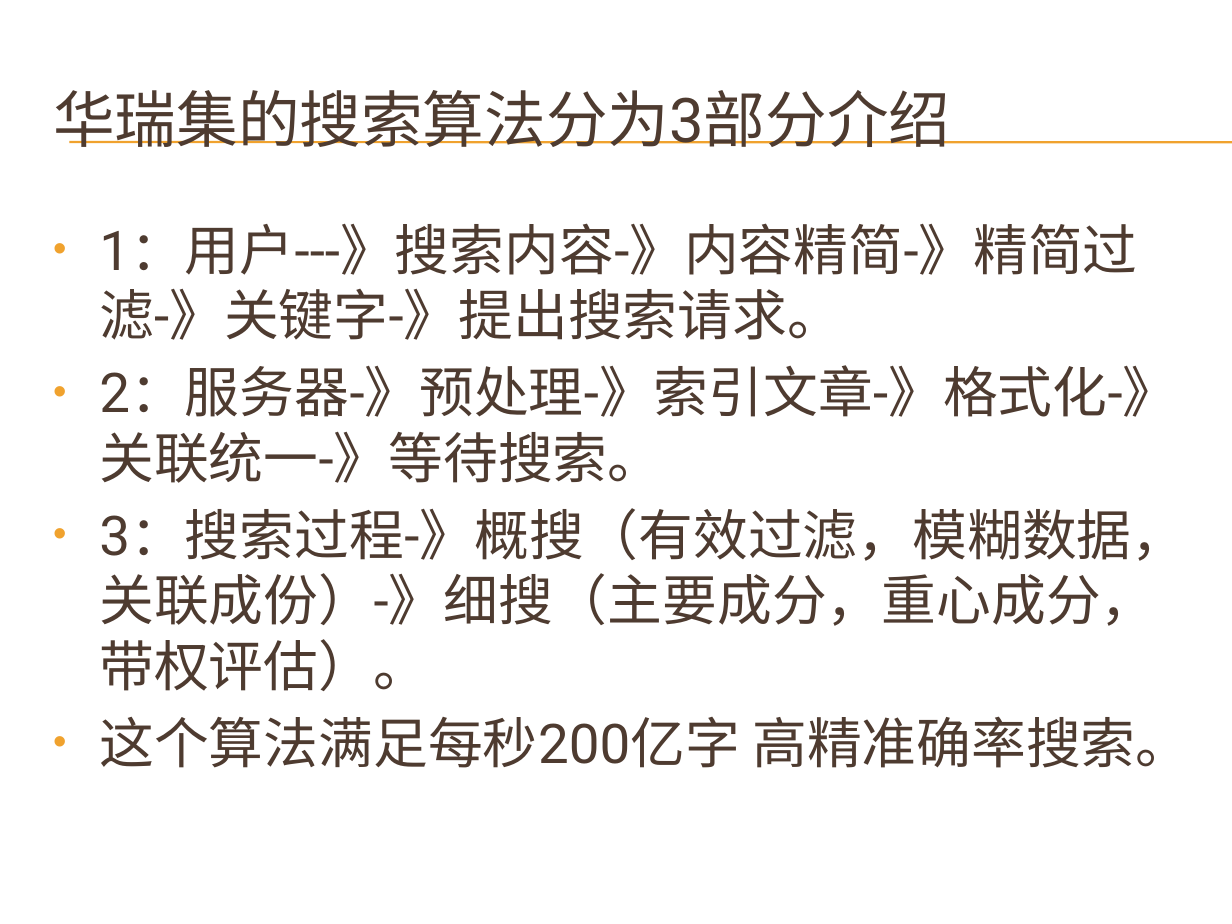
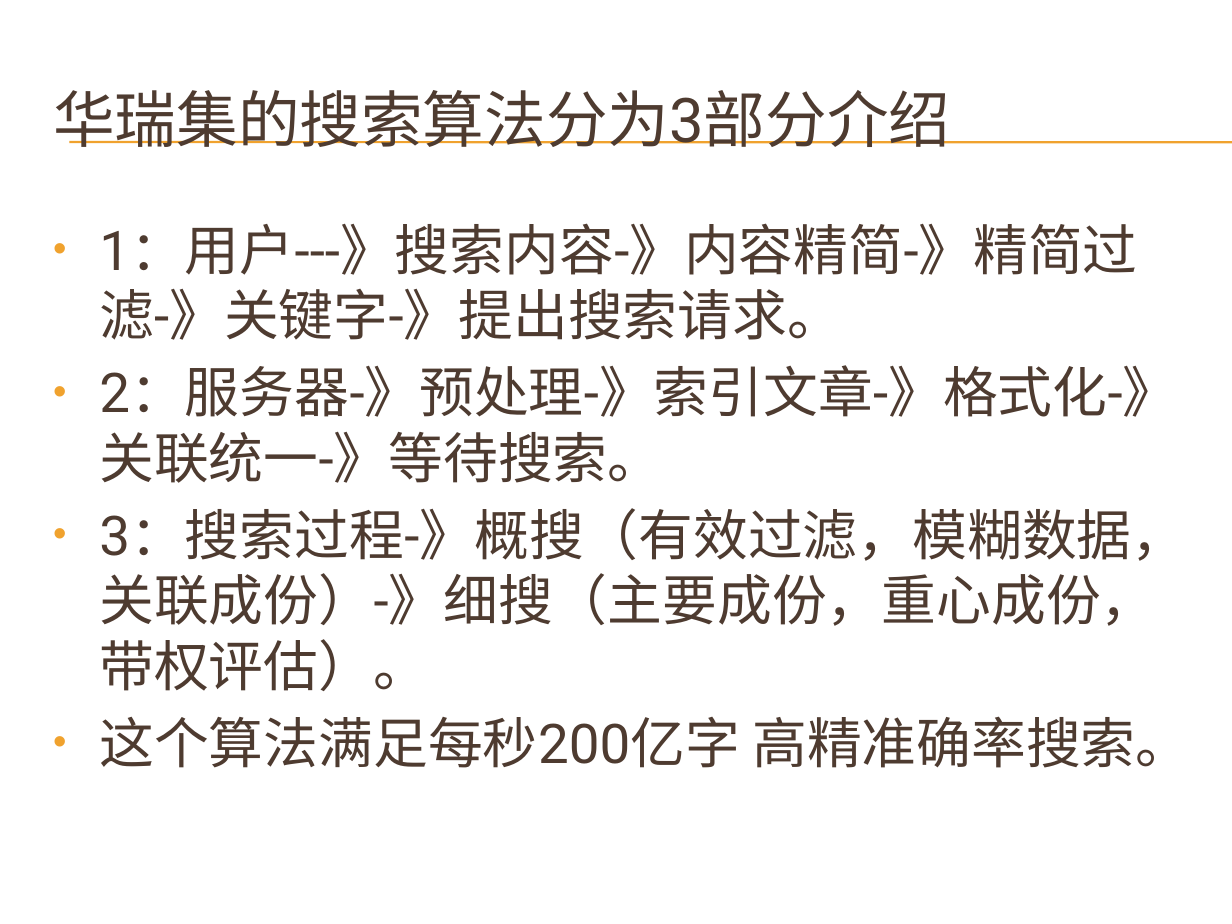
Before and after one commit to yaoguangluo/Deta_Resource, a slide deck: slide 11 of 德塔华瑞集搜索算法介绍.pptx. Drawn at 1232x924 pixels with LibreOffice and Linux fonts; fonts in the diff are those of the drawing; background and template pictures are left out. Boxes give left, top, right and bottom in pixels: in the first picture for what was removed or moved away, otherwise in the second. Text is boxed around its words. In the diff, an @@ line names an element or a change of style, - is before the commit and + after.

```diff
--- a/德塔华瑞集搜索算法介绍.pptx
+++ b/德塔华瑞集搜索算法介绍.pptx
@@ text at [99,508,1186,691]: text changed @@
-• 3：搜索过程-》概搜（有效过滤，模糊数据，关联成份）-》细搜（主要成分，重心成分，带权评估）。
+• 3：搜索过程-》概搜（有效过滤，模糊数据，关联成份）-》细搜（主要成份，重心成份，带权评估）。
```
Also in this commit, not shown: 1 other slide changed, 1 other file.
